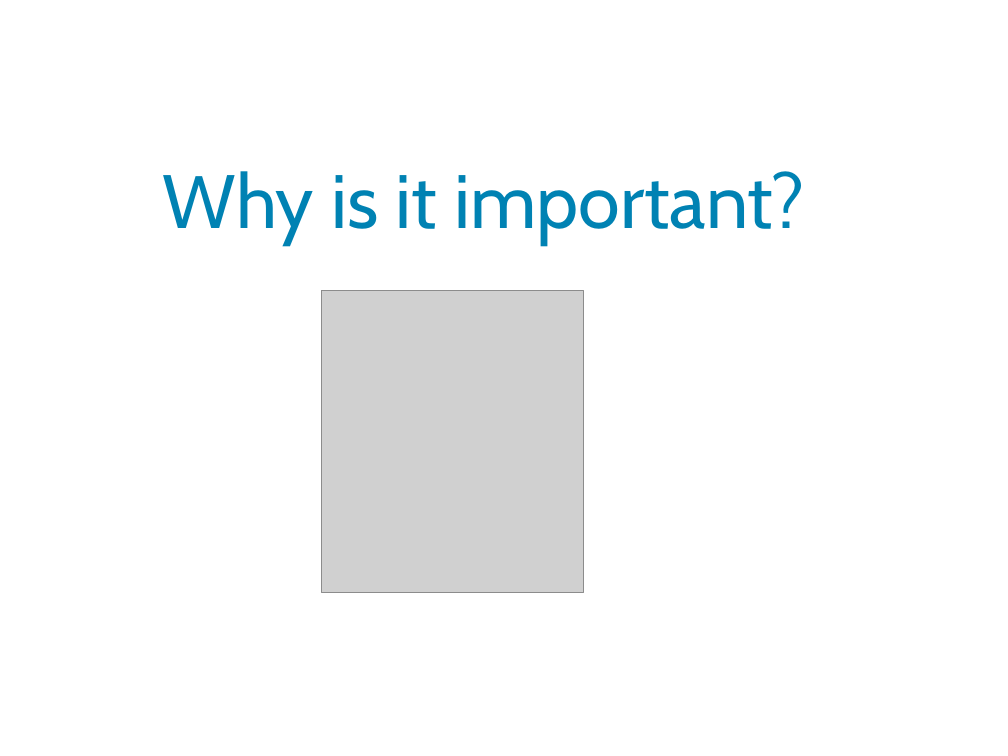
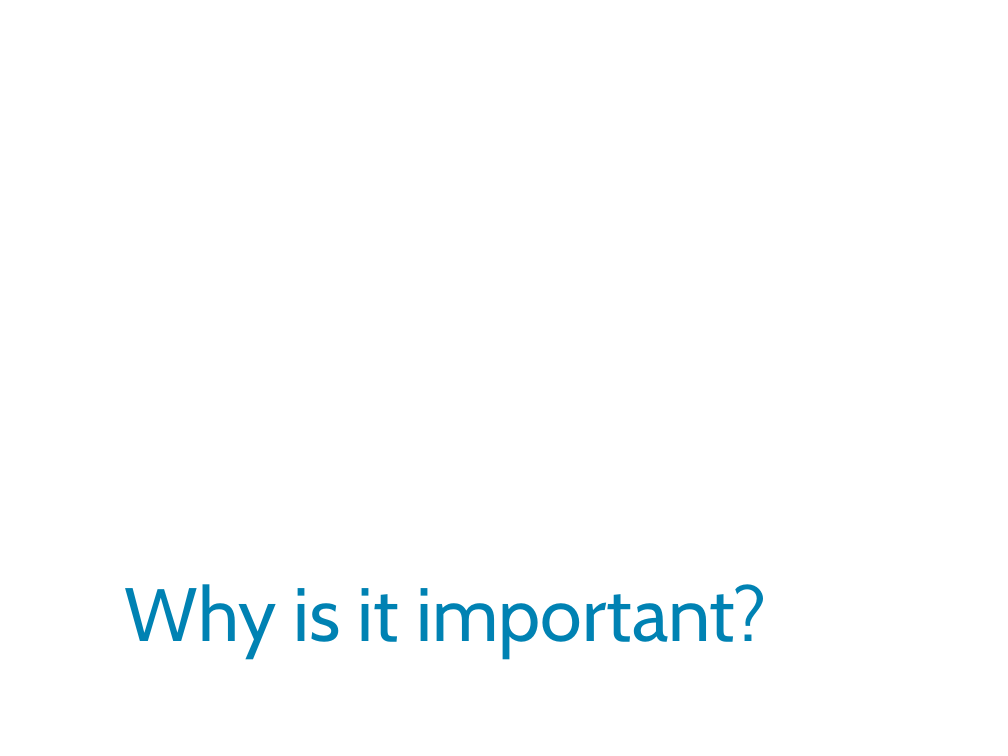
Before and after one commit to Imran4424/C-Plus-Plus-Object-Oriented, a slide deck: slide 3 of OOP.pptx (slide 4 before the commit). Drawn at 1008x756 pixels with LibreOffice and Linux fonts; fonts in the diff are those of the drawing; grey boxes stand for pictures; background and template pictures are left out. Boxes give left, top, right and bottom in pixels: in the first picture for what was removed or moved away, otherwise in the second. Text is boxed around its words. In the diff, an @@ line names an element or a change of style, - is before the commit and + after.

Commit message:
oop slide

```diff
--- a/OOP.pptx
+++ b/OOP.pptx
@@ picture removed at (322,290,584,592) @@
@@ text "Why is it important?": place and size @@
-text "Why is it important?" at (163,171,804,244)
+text "Why is it important?" at (125,584,766,657)
```
Also in this commit, not shown: 1 other slide changed, 1 slide added.
